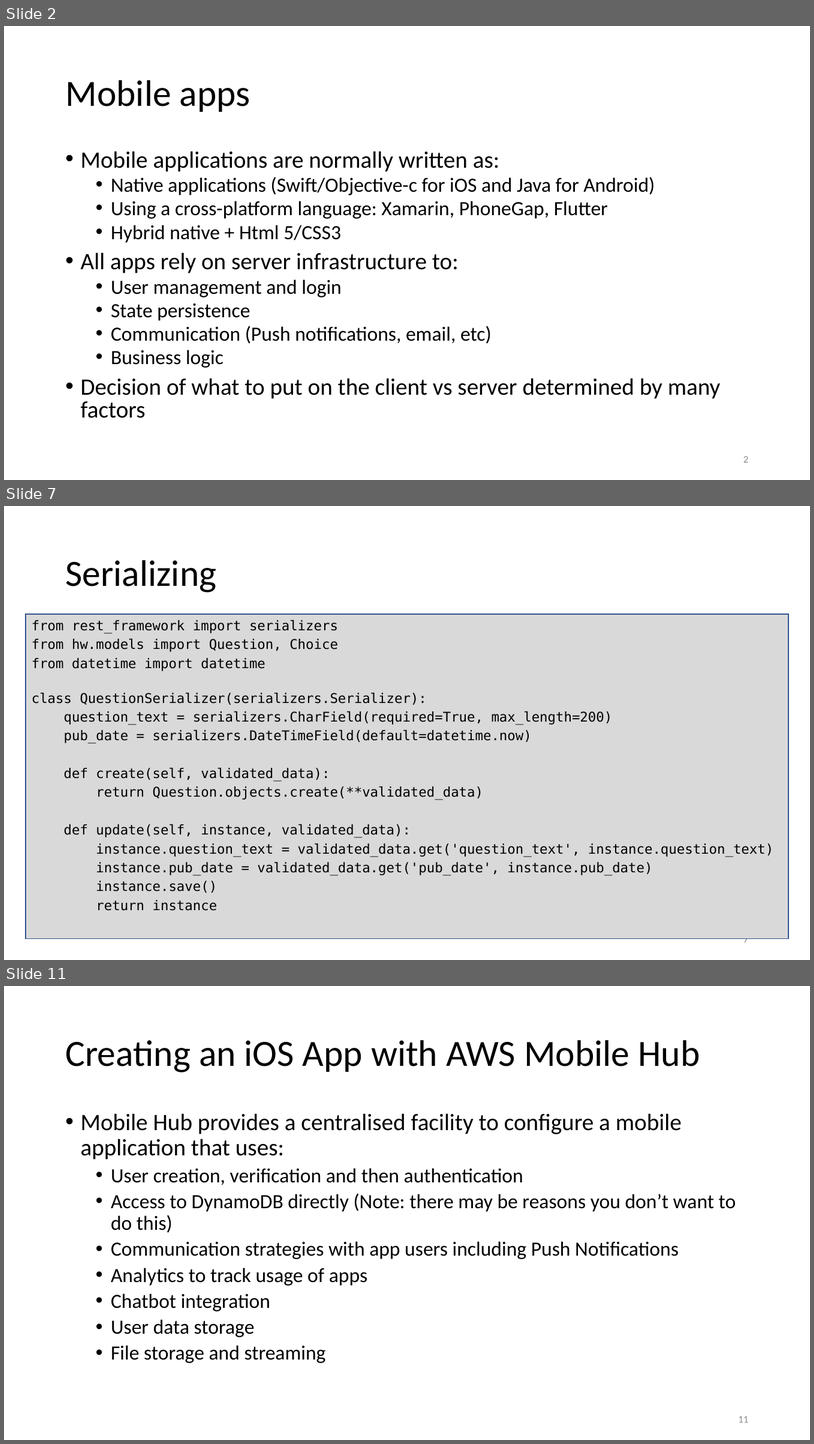
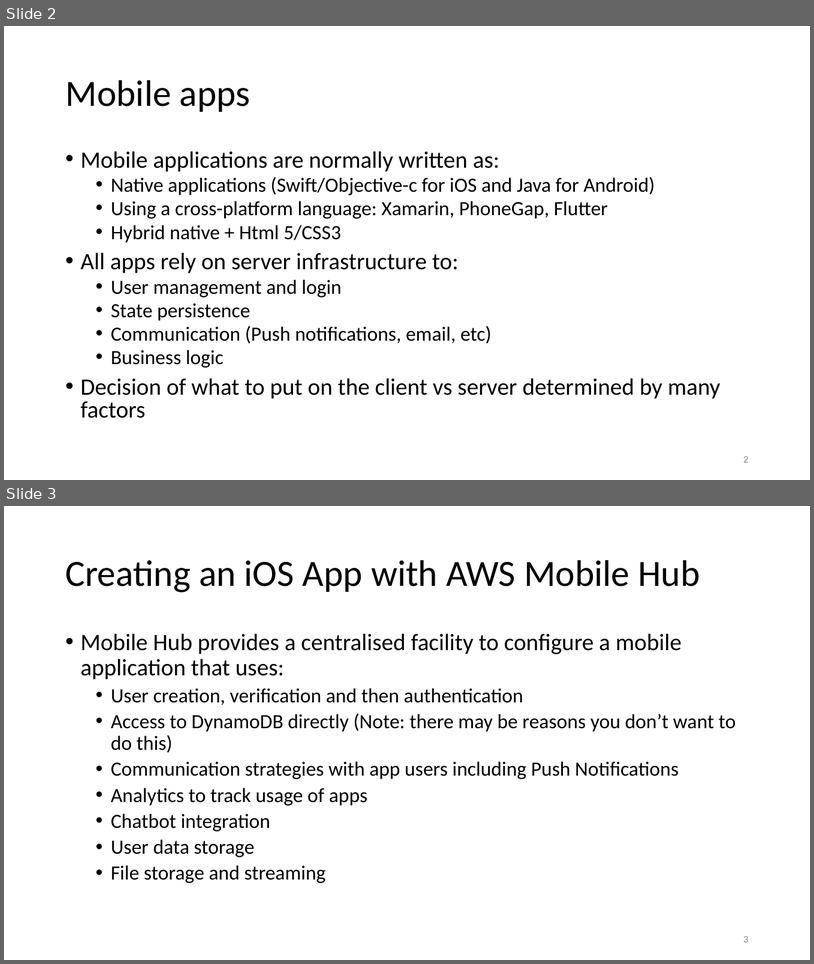
Before and after one commit to uwacsp/cits5503, a slide deck: Lectures/CITS5503EMobile.pptx. Shown one above the other, each under a label of ours: slides 2, 7 and 11 before the commit, slides 2 and 3 after it; the slides between them are not shown. The pictures are 814x1444 and 814x964 pixels, drawn with LibreOffice and Linux fonts; fonts in the diff are those of the drawing. Boxes give left, top, right and bottom in pixels: in the first picture for what was removed or moved away, otherwise in the second. Text is boxed around its words. In the diff, an @@ line names an element or a change of style, - is before the commit and + after.

Commit message:
Updated Lecture 11 and Lab 10

```diff
--- a/Lectures/CITS5503EMobile.pptx
+++ b/Lectures/CITS5503EMobile.pptx
@@ slide 7 removed at (x1=4, y1=506, x2=810, y2=960), background #FFFFFF @@
@@ title removed at (x1=65, y1=560, x2=216, y2=592) @@
-Serializing
@@ rectangle removed at (x1=26, y1=614, x2=789, y2=939) @@
-from rest_framework import serializers
-from hw.models import Question, Choice
-from datetime import datetime
-class QuestionSerializer(serializers.Serializer):
-question_text = serializers.CharField(required=True, max_length=200)
-pub_date = serializers.DateTimeField(default=datetime.now)
-def create(self, validated_data):
-return Question.objects.create(**validated_data)
-def update(self, instance, validated_data):
-instance.question_text = validated_data.get('question_text', instance.question_text)
-instance.pub_date = validated_data.get('pub_date', instance.pub_date)
-instance.save()
-return instance
@@ page number removed at (x1=744, y1=938, x2=749, y2=942) @@
-7
@@ what was slide 11 is now slide 3 @@
@@ page number at (x1=744, y1=936, x2=749, y2=942): text changed @@
-11
+3
```
Also in this commit, not shown: 13 other slides removed.
